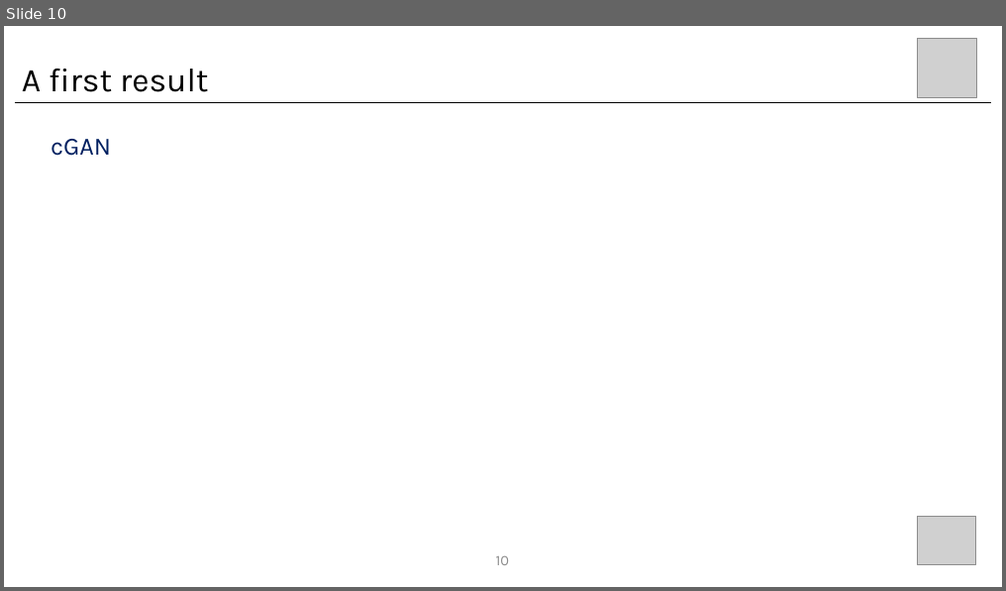
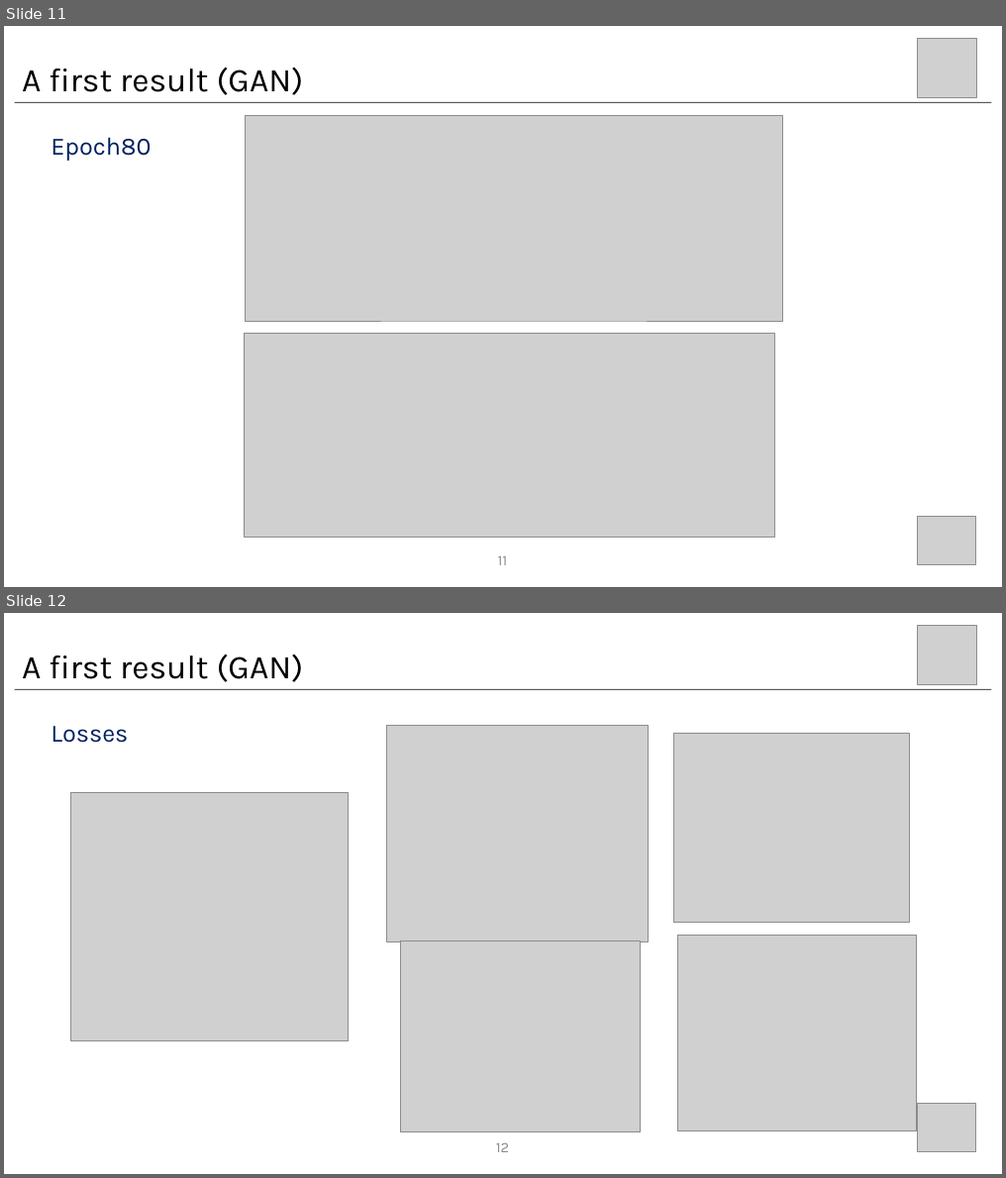
Before and after one commit to wangyi111/Building-Vectorization-3D, a slide deck: assets/reports/20201029_BuildNetwork.pptx. Shown one above the other, each under a label of ours: slide 10 before the commit, slides 11 and 12 after it. The pictures are 1006x591 and 1006x1178 pixels, drawn with LibreOffice and Linux fonts; fonts in the diff are those of the drawing; grey boxes stand for pictures. Boxes give left, top, right and bottom in pixels: in the first picture for what was removed or moved away, otherwise in the second. Text is boxed around its words. In the diff, an @@ line names an element or a change of style, - is before the commit and + after.

```diff
--- a/assets/reports/20201029_BuildNetwork.pptx
+++ b/assets/reports/20201029_BuildNetwork.pptx
@@ slide 12 added at (x1=4, y1=613, x2=1002, y2=1174), background #FFFFFF @@
@@ picture added at (x1=918, y1=625, x2=977, y2=685) @@
@@ text added at (x1=22, y1=654, x2=304, y2=682), 32 pt, text #000000 @@
+A first result (GAN)
@@ line added from (15, 689) to (991, 689), #000000 0.75 pt @@
@@ text added at (x1=51, y1=726, x2=128, y2=743), 24 pt, text #002060 @@
+Losses
@@ picture added at (x1=386, y1=725, x2=648, y2=943) @@
@@ picture added at (x1=673, y1=733, x2=910, y2=923) @@
@@ picture added at (x1=70, y1=792, x2=349, y2=1042) @@
@@ picture added at (x1=678, y1=935, x2=917, y2=1132) @@
@@ picture added at (x1=401, y1=941, x2=641, y2=1133) @@
@@ picture added at (x1=918, y1=1103, x2=976, y2=1152) @@
@@ page number added at (x1=496, y1=1144, x2=509, y2=1153), 14 pt, text #8B8B8B @@
+12
@@ what was slide 10 is now slide 11 @@
@@ slide 11 changed as well @@
@@ text at (x1=22, y1=67, x2=304, y2=95): text changed @@
-A first result
+A first result (GAN)
@@ line (15, 102) - (991, 102): stroke #000000 0.5 pt to #000000 0.75 pt @@
@@ text at (x1=51, y1=137, x2=151, y2=161): text changed @@
-cGAN
+Epoch80
@@ picture added at (x1=245, y1=116, x2=782, y2=321) @@
@@ picture added at (x1=244, y1=333, x2=775, y2=537) @@
@@ page number at (x1=498, y1=557, x2=508, y2=566): text changed; text colour #8C8C8C to #8B8B8B @@
-10
+11
```
Also in this commit, not shown: 11 other slides changed, 4 other slides added, 1 slide removed, 1 other file.
